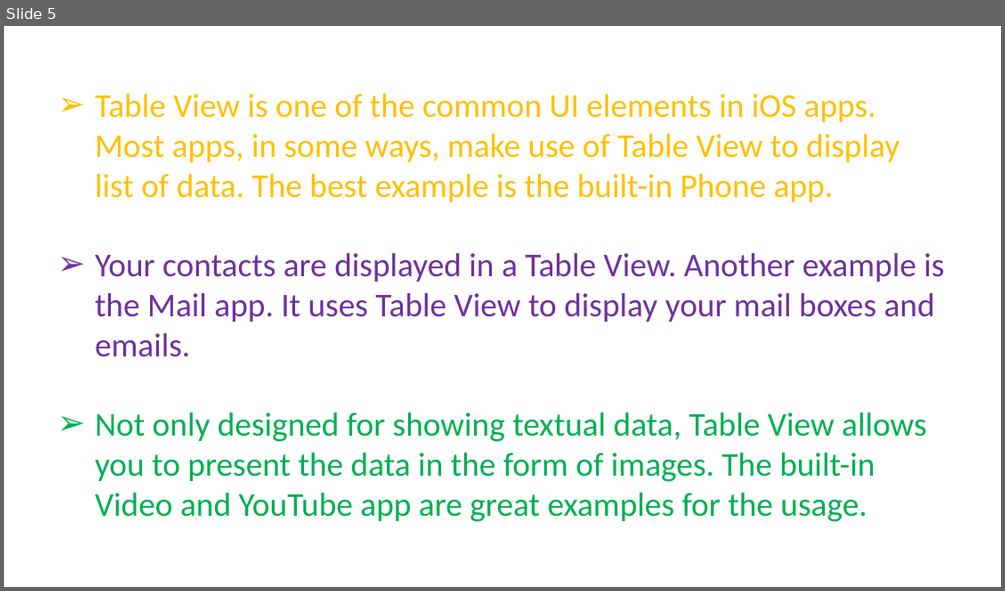
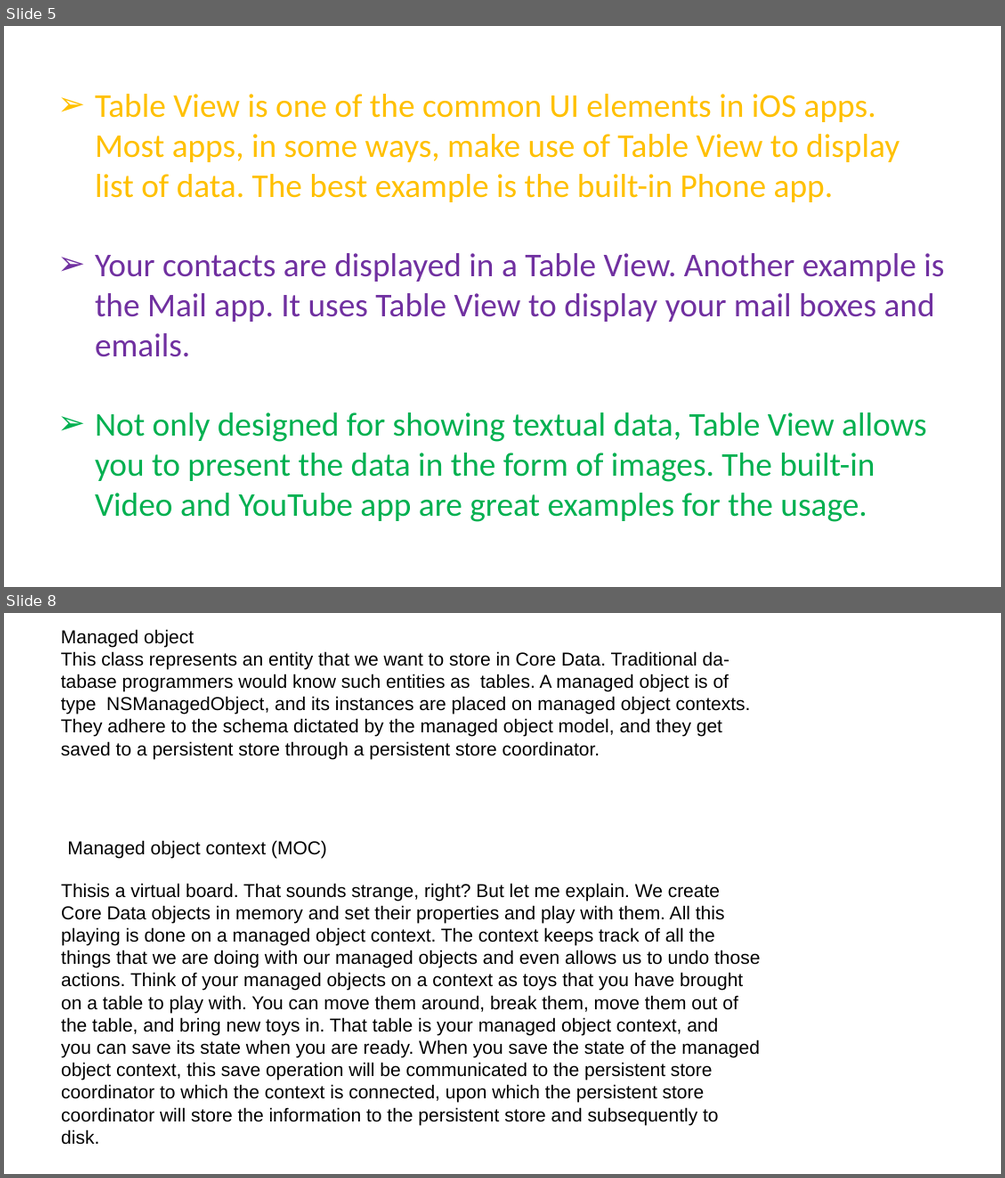
Before and after one commit to aminhngn/Course_Mobile_IOS, a slide deck: course/IOS_Module_03_core_data.pptx. Shown one above the other, each under a label of ours: slide 5 before the commit, slides 5 and 8 after it; the slides between them are not shown. The pictures are 1005x591 and 1005x1178 pixels, drawn with LibreOffice and Linux fonts; fonts in the diff are those of the drawing. Boxes give left, top, right and bottom in pixels: in the first picture for what was removed or moved away, otherwise in the second. Text is boxed around its words. In the diff, an @@ line names an element or a change of style, - is before the commit and + after.

Commit message:
ex

```diff
--- a/course/IOS_Module_03_core_data.pptx
+++ b/course/IOS_Module_03_core_data.pptx
@@ slide 8 added at [4, 613, 1001, 1174], background #FFFFFF @@
@@ text added at [61, 629, 751, 759], 18 pt, text #000000 @@
+  Managed object
+  This class represents an entity that we want to store in Core Data. Traditional da‐
+  tabase programmers would know such entities as tables. A managed object is of
+  type NSManagedObject, and its instances are placed on managed object contexts.
+  They adhere to the schema dictated by the managed object model, and they get
+  saved to a persistent store through a persistent store coordinator.
@@ text added at [67, 840, 327, 859], 18 pt, text #000000 @@
+Managed object context (MOC)
@@ text added at [61, 883, 760, 1144], 18 pt, text #000000 @@
+Thisis a virtual board. That sounds strange, right? But let me explain. We create
+Core Data objects in memory and set their properties and play with them. All this
+playing is done on a managed object context. The context keeps track of all the
+things that we are doing with our managed objects and even allows us to undo those
+actions. Think of your managed objects on a context as toys that you have brought
+on a table to play with. You can move them around, break them, move them out of
+the table, and bring new toys in. That table is your managed object context, and
+you can save its state when you are ready. When you save the state of the managed
+object context, this save operation will be communicated to the persistent store
+coordinator to which the context is connected, upon which the persistent store
+coordinator will store the information to the persistent store and subsequently to
+disk.
```
Also in this commit, not shown: 25 other slides added.
